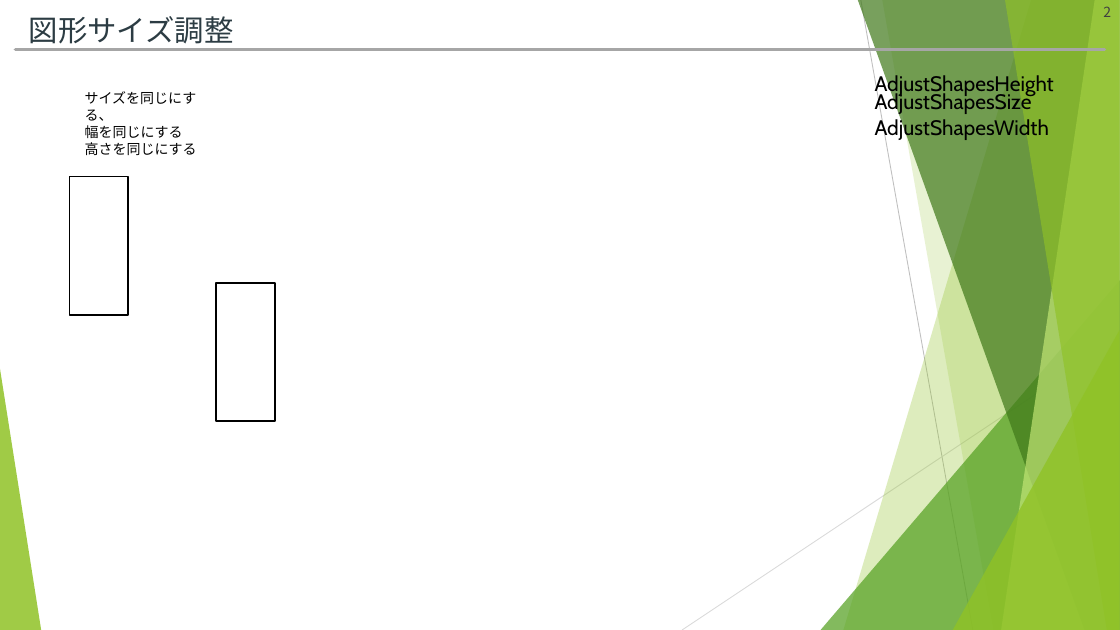
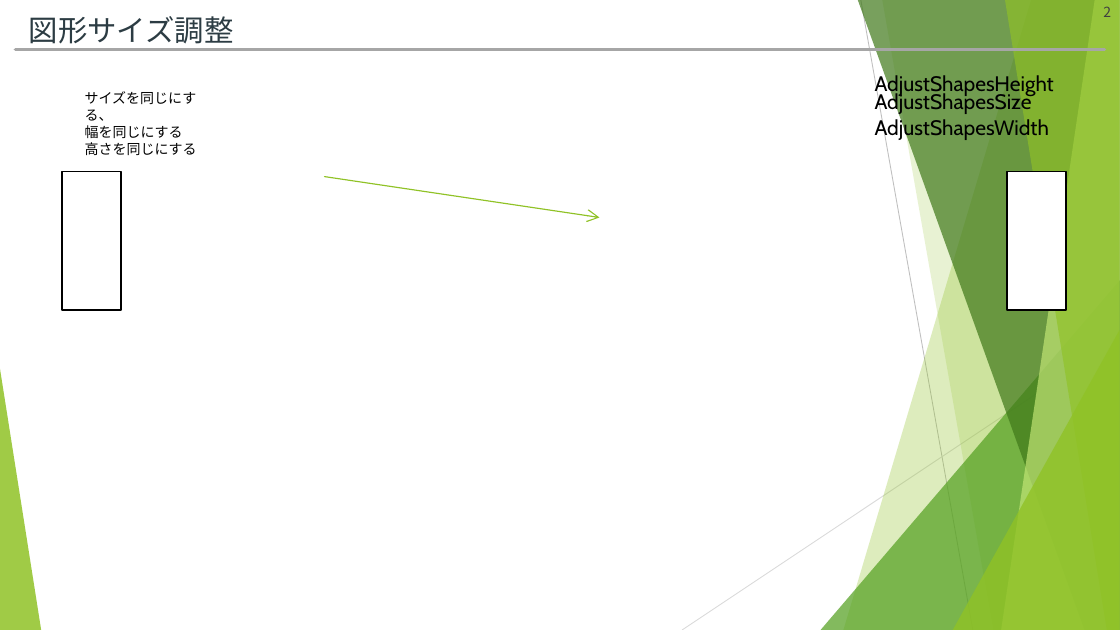
Before and after one commit to hitsuji-ga-u/pawapo, a slide deck: slide 2 of slide/customUI_debug.pptm. Drawn at 1120x630 pixels with LibreOffice and Linux fonts; fonts in the diff are those of the drawing. Boxes give left, top, right and bottom in pixels: in the first picture for what was removed or moved away, otherwise in the second. Text is boxed around its words. In the diff, an @@ line names an element or a change of style, - is before the commit and + after.

```diff
--- a/slide/customUI_debug.pptm
+++ b/slide/customUI_debug.pptm
@@ rectangle: place and size @@
-rectangle at <box>70,176,129,315</box>
+rectangle at <box>62,171,121,310</box>
@@ arrow added from (324, 176) to (600, 218), #90C226 1 pt @@
@@ rectangle: place and size @@
-rectangle at <box>217,283,276,422</box>
+rectangle at <box>1007,171,1066,310</box>
```
Also in this commit, not shown: 4 other slides changed, 4 other files.
